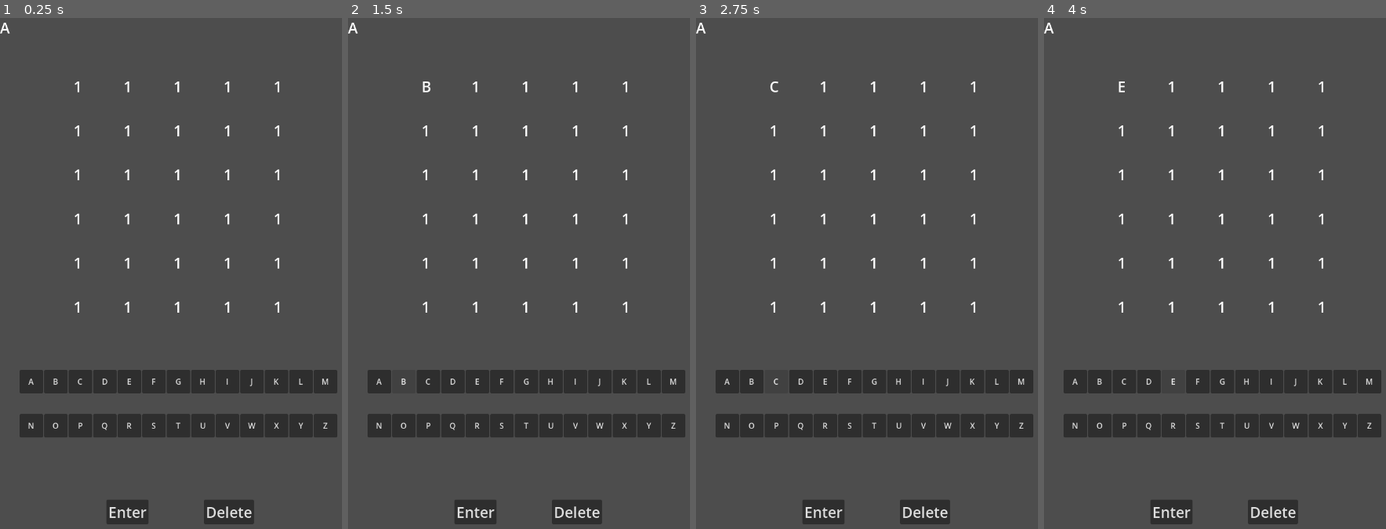
Above: before the commit, frames 1-4 (left to right).
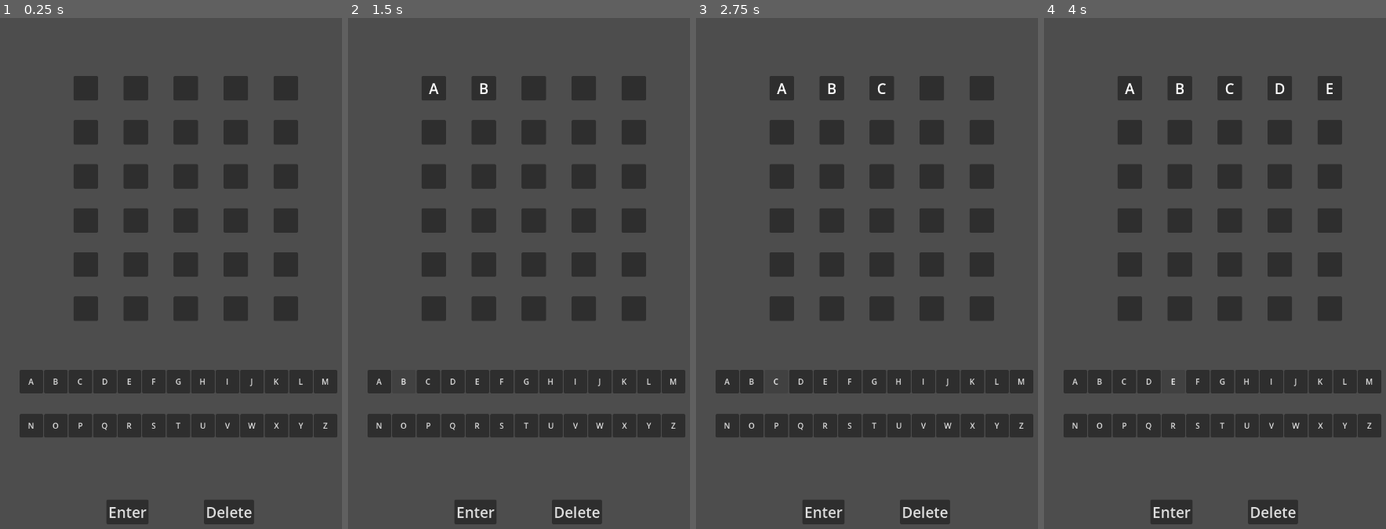
Above: after the commit, the same moments.

Repository: 4lugo7/wordle-godot
Game: Godot game, scene res://main.tscn
The game is run twice, just before and just after one commit, with the same random seed, the same clock (stepped at 60 frames per second) and the same inputs.
Inputs:
- Up to frame 1 (0.25 s): no input
- Up to frame 2 (1.5 s): click "A" at 0.5 s; click "B" at 1.25 s
- Up to frame 3 (2.75 s): click "C" at 2 s
- Up to frame 4 (4 s): click "D" at 2.75 s; click "E" at 3.5 s

The runs differ from the first frame. In frame 1, 10% of the frame differs, in the area x 0-88%, y 0-60%; in frame 2, 10%; in frame 3, 10%; in frame 4, 10%.

Commit message:
Enter and Delete work, first starts of game function

Diff:
--- a/main.gd
+++ b/main.gd
@@ -3,13 +3,21 @@
 @onready var panels: Node2D = $Panels
 @onready var enter: Button = $Enter
 @onready var delete: Button = $Delete
+@onready var panel: Panel = $Panel
+@onready var color_rect: ColorRect = $Panel/ColorRect
+
 
 
 var alphabet : Array[String] = []
+var posx = 0
+var posy = 0
+var word = ["S", "T", "O", "N", "E"]
 
 # Called when the node enters the scene tree for the first time.
 func _ready() -> void:
-	# creating letter buttons
+	# creating letter button
+	delete.pressed.connect(delete_pressed)
+	enter.pressed.connect(enter_pressed)
 
 	for i in range(65, 91):
 		alphabet.append(char(i))
@@ -41,23 +49,84 @@
 
 			var lbl = pnl.get_child(0)
 
+			pnl.size = Vector2(50, 50)
 			pnl.position.x = 150 + 102 * x
 			pnl.position.y = 120 + 90 * y
-			lbl.text = '1'
+
 			lbl.add_theme_font_size_override("font_size", 30)
 			lbl.size = pnl.size
 			lbl.horizontal_alignment = HORIZONTAL_ALIGNMENT_CENTER
 			lbl.vertical_alignment = VERTICAL_ALIGNMENT_CENTER
 
-
-
-
 # Called every frame. 'delta' is the elapsed time since the previous frame.
 func _process(delta: float) -> void:
 	pass
 
+func button_pressed(index : int):
+	if posx == 0:
+		var pnls = panels.get_child(0 + 5 * posy)
+		var lbls = pnls.get_child(0)
+		lbls.text = char(index)
+		posx += 1
+	elif posx == 1:
+		var pnls = panels.get_child(1 + 5 * posy)
+		var lbls = pnls.get_child(0)
+		lbls.text = char(index)
+		posx += 1
+	elif posx == 2:
+		var pnls = panels.get_child(2 + 5 * posy)
+		var lbls = pnls.get_child(0)
+		lbls.text = char(index)
+		posx += 1
+	elif posx == 3:
+		var pnls = panels.get_child(3 + 5 * posy)
+		var lbls = pnls.get_child(0)
+		lbls.text = char(index)
+		posx += 1
+	elif posx == 4:
+		var pnls = panels.get_child(4 + 5 * posy)
+		var lbls = pnls.get_child(0)
+		lbls.text = char(index)
+		posx += 1
 
-func button_pressed(index : int):
-	var pnls = panels.get_child(0)
-	var lbls = pnls.get_child(0)
-	lbls.text = char(index)
+func delete_pressed():
+	if posx == 1:
+		var pnls = panels.get_child(0 + 5 * posy)
+		var lbls = pnls.get_child(0)
+		lbls.text = ""
+		posx -= 1
+	elif posx == 2:
+		var pnls = panels.get_child(1 + 5 * posy)
+		var lbls = pnls.get_child(0)
+		lbls.text = ""
+		posx -= 1
+	elif posx == 3:
+		var pnls = panels.get_child(2 + 5 * posy)
+		var lbls = pnls.get_child(0)
+		lbls.text = ""
+		posx -= 1
+	elif posx == 4:
+		var pnls = panels.get_child(3 + 5 * posy)
+		var lbls = pnls.get_child(0)
+		lbls.text = ""
+		posx -= 1
+	elif posx == 5:
+		var pnls = panels.get_child(4 + 5 * posy)
+		var lbls = pnls.get_child(0)
+		lbls.text = ""
+		posx -= 1
+
+func enter_pressed():
+	if posx == 5:
+		var pnls_array = panels.get_children()
+		for i in range(5):
+			if pnls_array[i + 5 * posy].get_child(0).text == word[i]:
+				print(pnls_array[i + 5 * posy].get_child(0).text)
+				var style = panels.get_child(i + 5 * posy).get_theme_stylebox("panel").duplicate()
+				style.bg_color = Color(0.139, 0.584, 0.137, 1.0)
+				panels.get_child(i + 5 * posy).add_theme_stylebox_override("panel", style)
+		posx = 0
+		posy += 1
+
+	if posy == 5:
+		pass
--- a/main.tscn
+++ b/main.tscn
@@ -25,9 +25,3 @@
 theme_override_font_sizes/font_size = 30
 text = "Delete
 "
-
-[node name="Label" type="Label" parent="." unique_id=284760237]
-offset_right = 40.0
-offset_bottom = 23.0
-theme_override_font_sizes/font_size = 30
-text = "A"
--- a/project.godot
+++ b/project.godot
@@ -19,6 +19,7 @@
 
 window/size/viewport_width=720
 window/size/viewport_height=1280
+window/stretch/mode="viewport"
 
 [physics]
 
